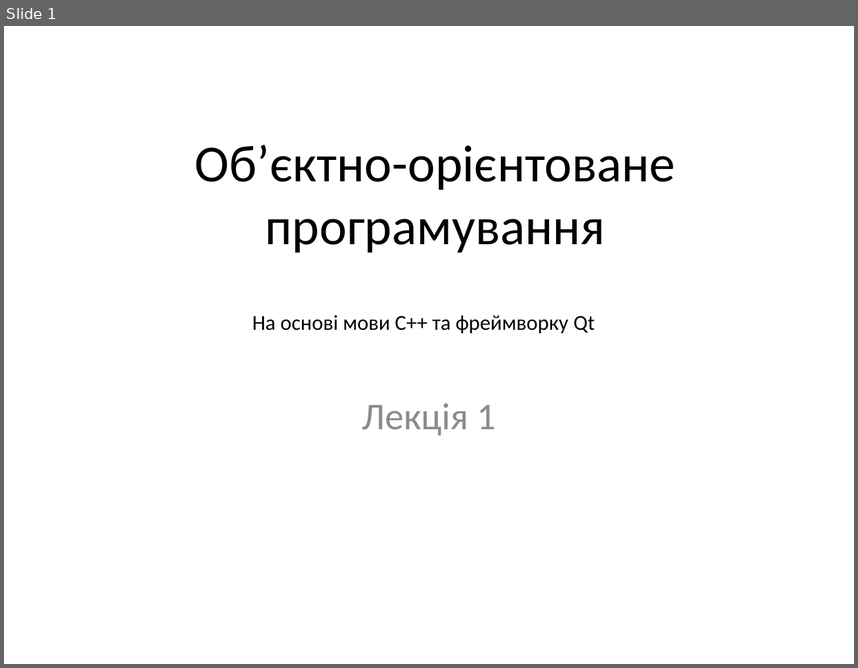
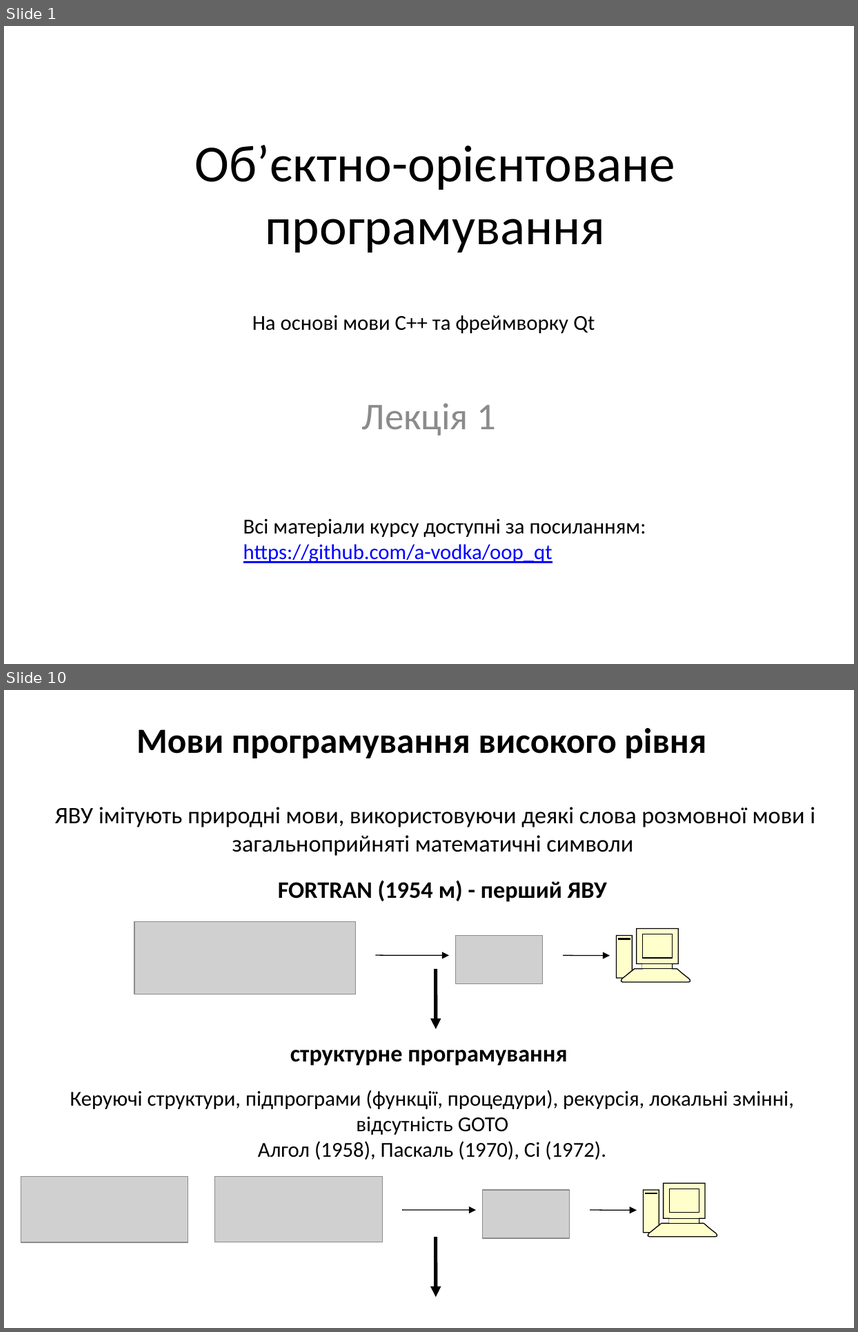
Before and after one commit to a-vodka/oop_qt, a slide deck: lecture-01.pptx. Shown one above the other, each under a label of ours: slide 1 before the commit, slides 1 and 10 after it; the slides between them are not shown. The pictures are 858x668 and 858x1332 pixels, drawn with LibreOffice and Linux fonts; fonts in the diff are those of the drawing; grey boxes stand for pictures; background and template pictures are left out. Boxes give left, top, right and bottom in pixels: in the first picture for what was removed or moved away, otherwise in the second. Text is boxed around its words. In the diff, an @@ line names an element or a change of style, - is before the commit and + after.

```diff
--- a/lecture-01.pptx
+++ b/lecture-01.pptx
@@ slide 10 added at [4,690,854,1328], background picture (left out) @@
@@ text added at [136,728,706,758], 30 pt, text #000000, bold @@
+Мови програмування високого рівня
@@ text added at [55,807,815,856], 20 pt, text #000000 @@
+ЯВУ імітують природні мови, використовуючи деякі слова розмовної мови і загальноприйняті математичні символи
@@ text added at [278,880,607,902], 20 pt, text #000000, bold @@
+FORTRAN (1954 м) - перший ЯВУ
@@ picture added at [134,922,355,994] @@
@@ picture added at [455,935,542,983] @@
@@ freeform shape added at [616,928,690,982], fill #FFFFCC, outline #000000 0.74 pt @@
@@ arrow added from (375, 955) to (450, 955), #000000 0.74 pt @@
@@ arrow added from (564, 955) to (610, 955), #000000 0.74 pt @@
@@ arrow added from (436, 969) to (436, 1029), #000000 3 pt @@
@@ text added at [290,1049,567,1065], 20 pt, text #000000, bold @@
+структурне програмування
@@ text added at [70,1090,794,1159], 18 pt, text #000000 @@
+Керуючі структури, підпрограми (функції, процедури), рекурсія, локальні змінні, відсутність GOTO
+Алгол (1958), Паскаль (1970), Сі (1972).
@@ picture added at [21,1176,188,1242] @@
@@ picture added at [215,1176,382,1242] @@
@@ freeform shape added at [643,1183,717,1236], fill #FFFFCC, outline #000000 0.74 pt @@
@@ picture added at [483,1190,569,1239] @@
@@ arrow added from (403, 1210) to (476, 1210), #000000 0.74 pt @@
@@ arrow added from (590, 1210) to (637, 1210), #000000 0.74 pt @@
@@ arrow added from (436, 1236) to (436, 1297), #000000 3 pt @@
@@ slide 1 changed as well @@
@@ text added at [243,519,646,563], 18 pt, text #000000 @@
+Всі матеріали курсу доступні за посиланням:
+https://github.com/a-vodka/oop_qt
```
Also in this commit, not shown: 37 other slides added, 3 other files.
